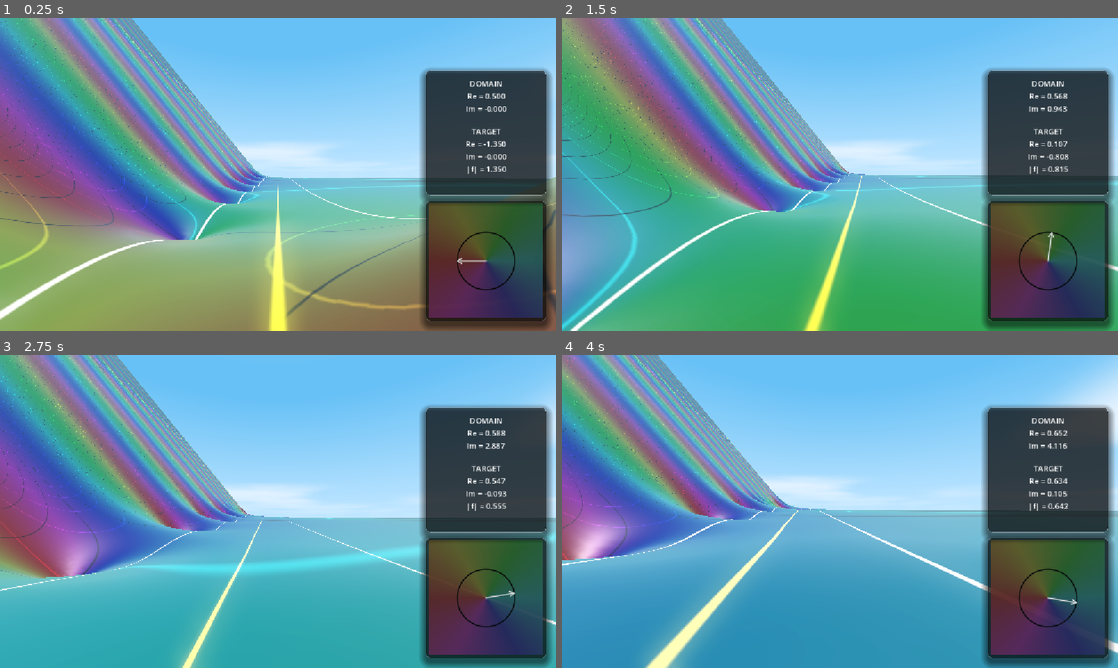
Above: before the commit, frames 1-4 (two rows, left to right).
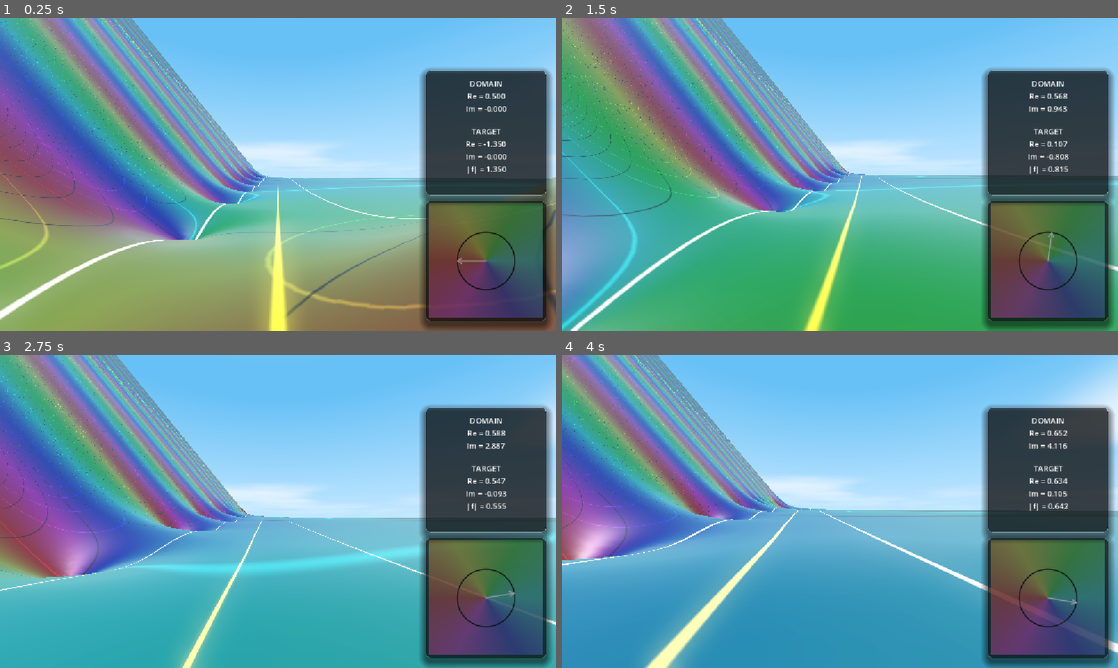
Above: after the commit, the same moments.

Repository: allanino/complex-functions-explorer
Game: Godot game, scene res://scenes/main.tscn
Two runs of this game, one before a commit and one after it. Both use one fixed random seed, a clock stepped at 60 frames per second and the inputs below.
Inputs (mouse positions are in pixels of both pictures, inside the frame that each line leads up to):
- Up to frame 1 (0.25 s): no input
- Up to frame 2 (1.5 s): tap Enter at 0.5 s; move the mouse to (867, 174) at 0.52 s; hold W (move_forward) from 0.53 s (still down); tap G at 0.6 s; tap Space at 0.77 s; move the mouse to (812, 174) at 1.27 s; tap C at 1.35 s
- Up to frame 3 (2.75 s): keep holding W (move_forward); tap Space at 1.52 s; move the mouse to (289, 505) at 2.02 s; hold Shift from 2.03 s (still down)
- Up to frame 4 (4 s): keep holding W (move_forward); move the mouse to (834, 517) at 2.77 s; release Shift at 2.78 s; tap Ctrl at 2.85 s; tap Space at 3.02, 3.77 s; move the mouse to (878, 514) at 3.52 s; tap G at 3.6 s

The runs differ from the first frame. In frame 1, less than 0.1% of the frame differs, in the area x 78-91%, y 62-79%; in frame 2, 0.2%; in frame 3, 0.5%; in frame 4, 0.5%, in the area x 77-98%, y 74-94%.

Commit message:
Implement Zeta zero tracking and refine HUD visual style.
- Added Zeta zero detection logic in `PlayerController` using 3-frame magnitude minima.
- Created `ZerosPanel` in HUD to display count and history of detected zeros.
- Unified HUD aesthetic: reduced glass opacity to 0.5 across all panels.
- Restructured `InfoPanel` with separate labels and a proper `HSeparator`.
- Wrapped `ComplexPlane` in a styled `PanelContainer`.
- Increased brightness and reduced opacity of the complex plane shader.
- Updated `hud.gd` to synchronize with the new scene hierarchy.

Co-authored-by: allanino <5325241+allanino@users.noreply.github.com>

Diff:
--- a/shaders/hud_complex_plane.gdshader
+++ b/shaders/hud_complex_plane.gdshader
@@ -27,7 +27,7 @@
 
     // Background color based on phase
     float hue = (phase + PI) / (2.0 * PI);
-    vec3 color = hsv2rgb(vec3(hue, 0.6, 0.4)); // Darker background
+    vec3 color = hsv2rgb(vec3(hue, 0.6, 0.7)); // Brighter background
 
     // Draw unit circle
     float unit_circle = abs(mag - 1.0);
@@ -53,5 +53,5 @@
         color = mix(color, vec3(1.0), arrow_mask);
     }
 
-    COLOR = vec4(color, 0.8);
+    COLOR = vec4(color, 0.5);
 }
